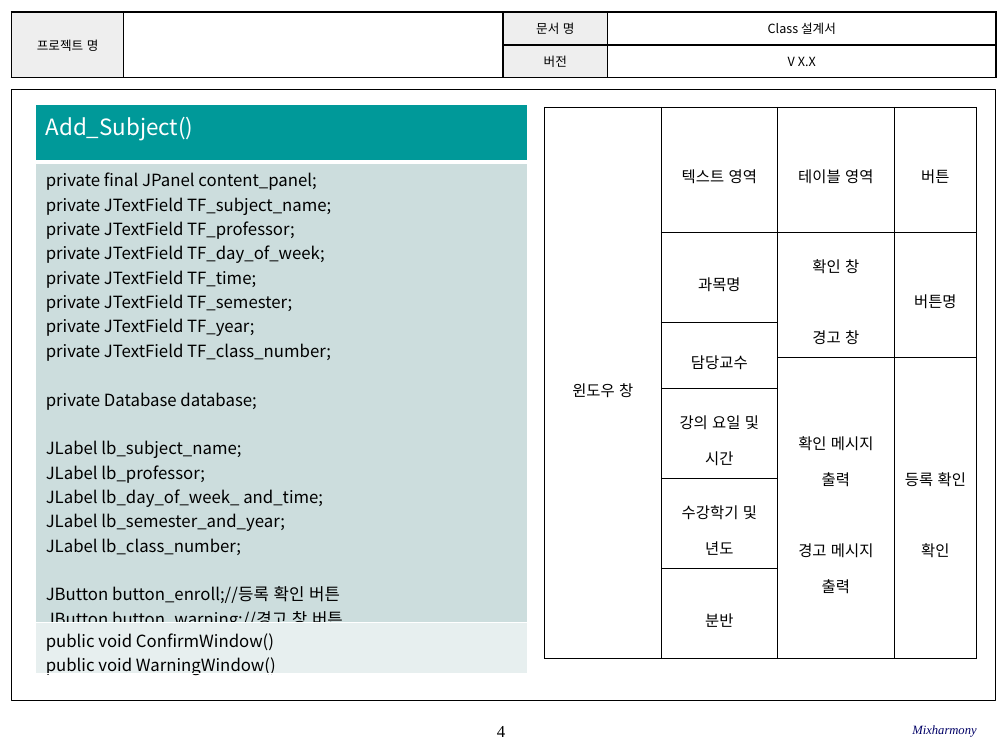
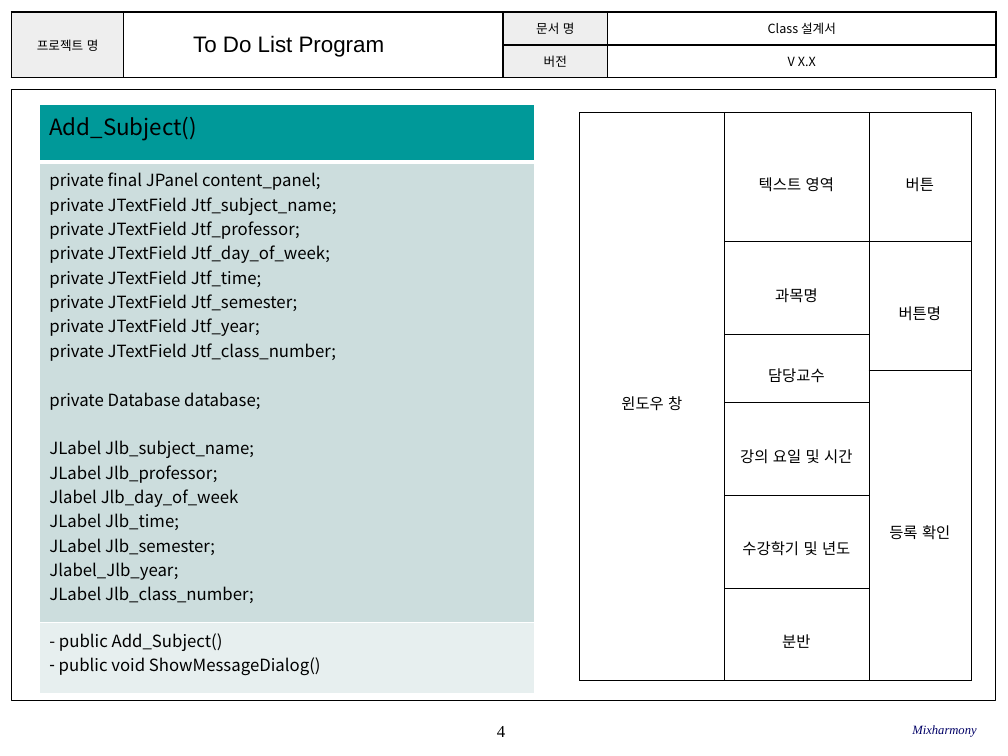
Before and after one commit to SE-admin/SE2017_2_mixharmony, a slide deck: slide 4 of doc/3_ 설계서/Class Design.pptx. Drawn at 1008x756 pixels with LibreOffice and Linux fonts; fonts in the diff are those of the drawing; background and template pictures are left out. Boxes give left, top, right and bottom in pixels: in the first picture for what was removed or moved away, otherwise in the second. Text is boxed around its words. In the diff, an @@ line names an element or a change of style, - is before the commit and + after.

Commit message:
#867 Class Design.pptx (수강 과목에 대한 클래스 내용 추가)

```diff
--- a/doc/3_ 설계서/Class Design.pptx
+++ b/doc/3_ 설계서/Class Design.pptx
@@ text added at (x1=193, y1=35, x2=385, y2=57), 16 pt, text #000000 @@
+To Do List Program
@@ table at (x1=39, y1=105, x2=534, y2=694) @@
-row 2, column 1: private final JPanel content_panel; / private JTextField TF_subject_name; / private JTextField TF_professor; / private JTextField TF_day_of_week; / private JTextField TF_time; / private JTextField TF_semester; / private JTextField TF_year; / private JTextField TF_class_number; / private Database database; / JLabel lb_subject_name; / JLabel lb_professor; / JLabel lb_day_of_week_ and_time; / JLabel lb_semester_and_year; / JLabel lb_class_number; / JButton button_enroll;//등록 확인 버튼 / JButton button_warning;//경고 창 버튼 / Jbutton button_confirm;//확인 창 버튼
+row 2, column 1: private final JPanel content_panel; / private JTextField Jtf_subject_name; / private JTextField Jtf_professor; / private JTextField Jtf_day_of_week; / private JTextField Jtf_time; / private JTextField Jtf_semester; / private JTextField Jtf_year; / private JTextField Jtf_class_number; / private Database database; / JLabel Jlb_subject_name; / JLabel Jlb_professor; / Jlabel Jlb_day_of_week / JLabel Jlb_time; / JLabel Jlb_semester; / Jlabel_Jlb_year; / JLabel Jlb_class_number; / JButton button_enroll;
-row 3, column 1: public void ConfirmWindow() / public void WarningWindow()
+row 3, column 1: - public Add_Subject() / public void ShowMessageDialog()
@@ text colour #FFFFFF to #000000 in "Add_Subject()" @@
@@ table resized from (x1=35, y1=105, x2=527, y2=679) to (x1=39, y1=105, x2=534, y2=694) @@
@@ table at (x1=580, y1=112, x2=970, y2=680) @@
-column 3: 테이블 영역 | 확인 창 / 경고 창 |  | 확인 메시지 출력 / 경고 메시지 출력 |  |  | 
-column 4: 버튼 | 버튼명 |  | 등록 확인 / 확인 |  |  | 
+column 3: 버튼 | 버튼명 |  | 등록 확인 |  |  | 
@@ table resized from (x1=544, y1=107, x2=978, y2=658) to (x1=580, y1=112, x2=970, y2=680) @@
```
Also in this commit, not shown: 9 other slides changed.
